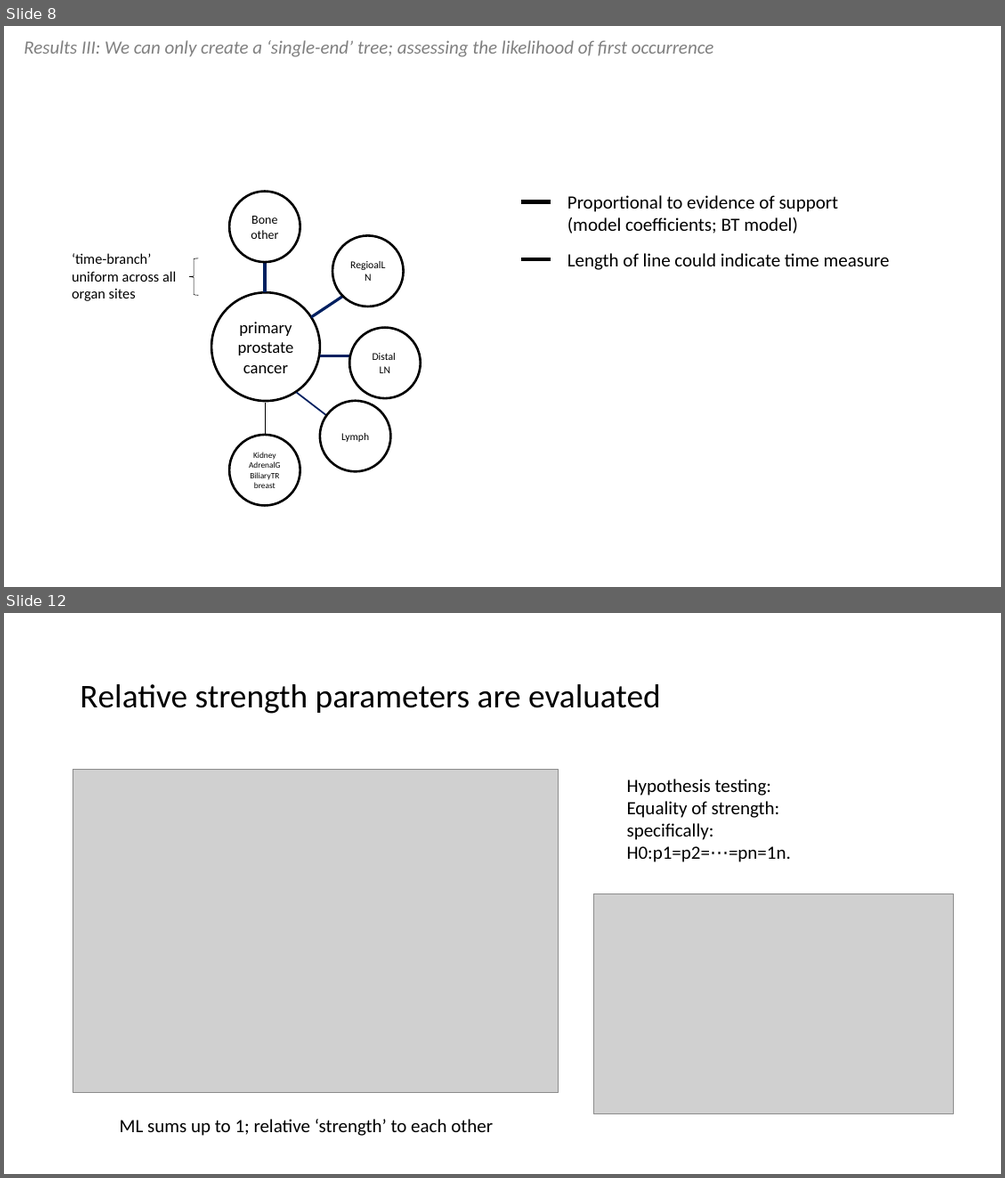
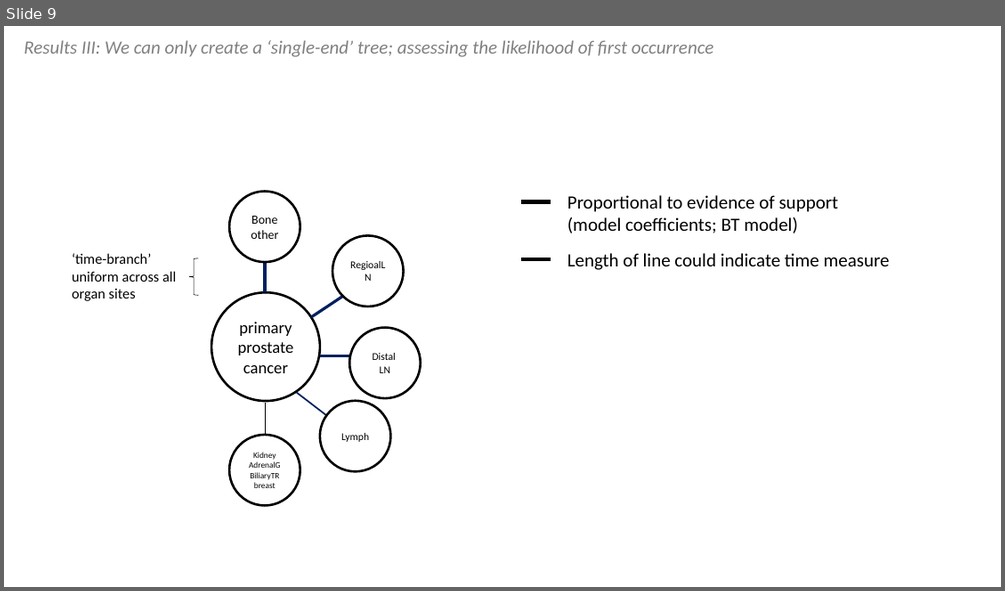
Before and after one commit to chris-kreitzer/Tropism-Timing, a slide deck: Tropism_Timing.pptx. Shown one above the other, each under a label of ours: slides 8 and 12 before the commit, slide 9 after it; the slides between them are not shown. The pictures are 1005x1178 and 1005x591 pixels, drawn with LibreOffice and Linux fonts; fonts in the diff are those of the drawing; grey boxes stand for pictures. Boxes give left, top, right and bottom in pixels: in the first picture for what was removed or moved away, otherwise in the second. Text is boxed around its words. In the diff, an @@ line names an element or a change of style, - is before the commit and + after.

```diff
--- a/Tropism_Timing.pptx
+++ b/Tropism_Timing.pptx
@@ slide 12 removed at (4, 613, 1001, 1174), background #FFFFFF @@
@@ title removed at (80, 684, 661, 714) @@
-Relative strength parameters are evaluated
@@ picture removed at (73, 770, 558, 1092) @@
@@ text removed at (627, 779, 791, 862) @@
-Hypothesis testing:
-Equality of strength:
-specifically:
-H0:p1=p2=⋯=pn=1n.
@@ picture removed at (594, 893, 955, 1114) @@
@@ text removed at (120, 1119, 493, 1135) @@
-ML sums up to 1; relative ‘strength’ to each other
@@ what was slide 8 is now slide 9 @@
```
Also in this commit, not shown: 9 slides changed, 5 slides added, 2 other slides removed.
